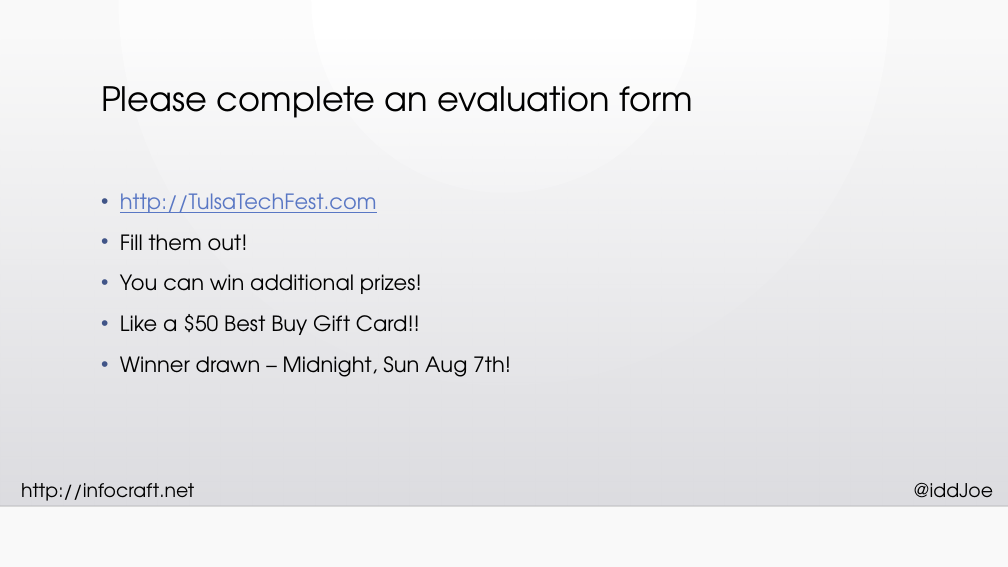
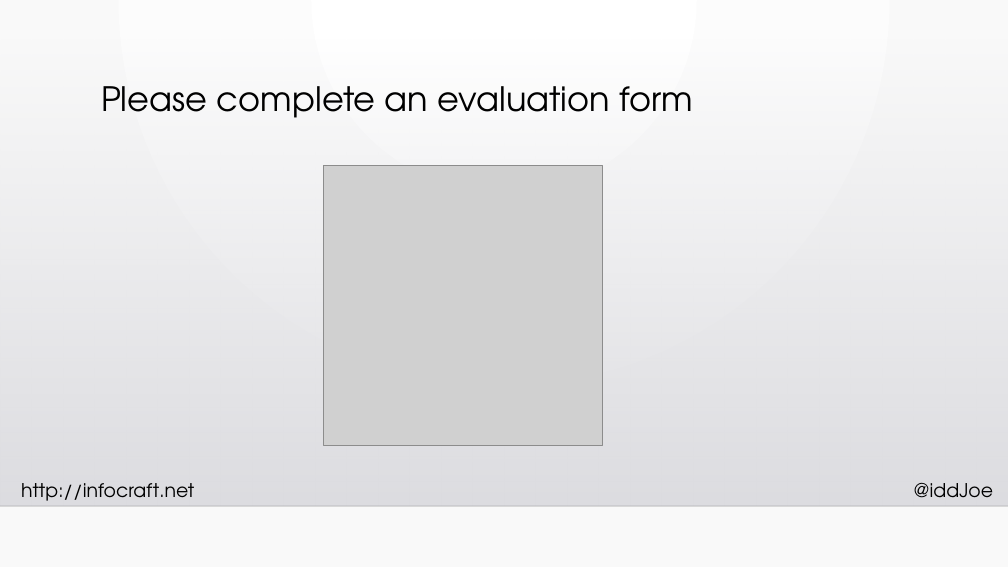
Before and after one commit to InfoCraftDotNet/CSharp-6-New-Language-Features, a slide deck: slide 26 of Slides/CSharp-6-New-Language-Features.pptx. Drawn at 1008x567 pixels with LibreOffice and Linux fonts; fonts in the diff are those of the drawing; grey boxes stand for pictures; background and template pictures are left out. Boxes give left, top, right and bottom in pixels: in the first picture for what was removed or moved away, otherwise in the second. Text is boxed around its words. In the diff, an @@ line names an element or a change of style, - is before the commit and + after.

Commit message:
Updated Slides for Houston TechFest 2016

```diff
--- a/Slides/CSharp-6-New-Language-Features.pptx
+++ b/Slides/CSharp-6-New-Language-Features.pptx
@@ picture added at (x1=323, y1=166, x2=603, y2=445) @@
@@ text removed at (x1=120, y1=193, x2=511, y2=377) @@
-• http://TulsaTechFest.com
-• Fill them out!
-• You can win additional prizes!
-• Like a $50 Best Buy Gift Card!!
-• Winner drawn – Midnight, Sun Aug 7th!
```
Also in this commit, not shown: 2 other slides changed, 1 slide removed.
